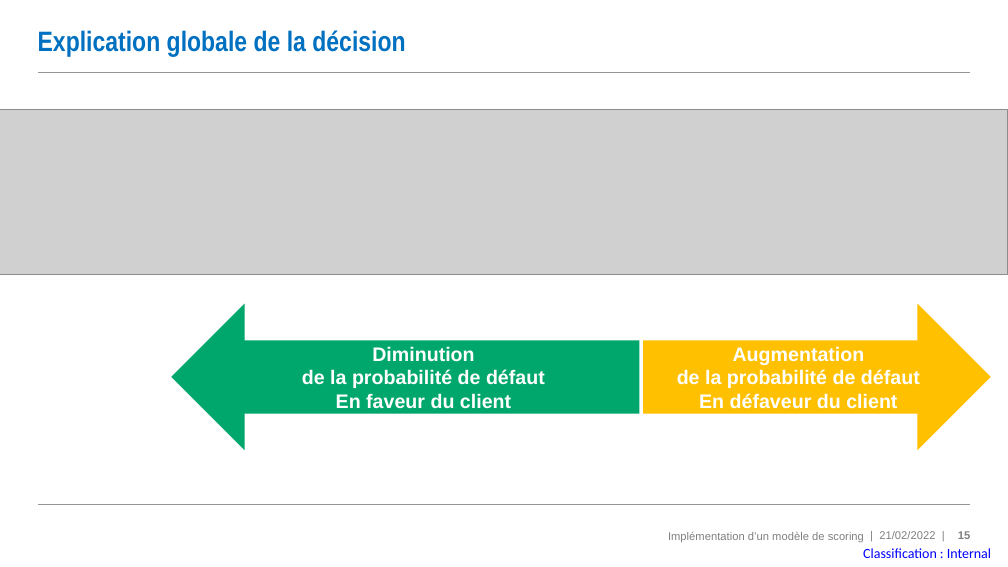
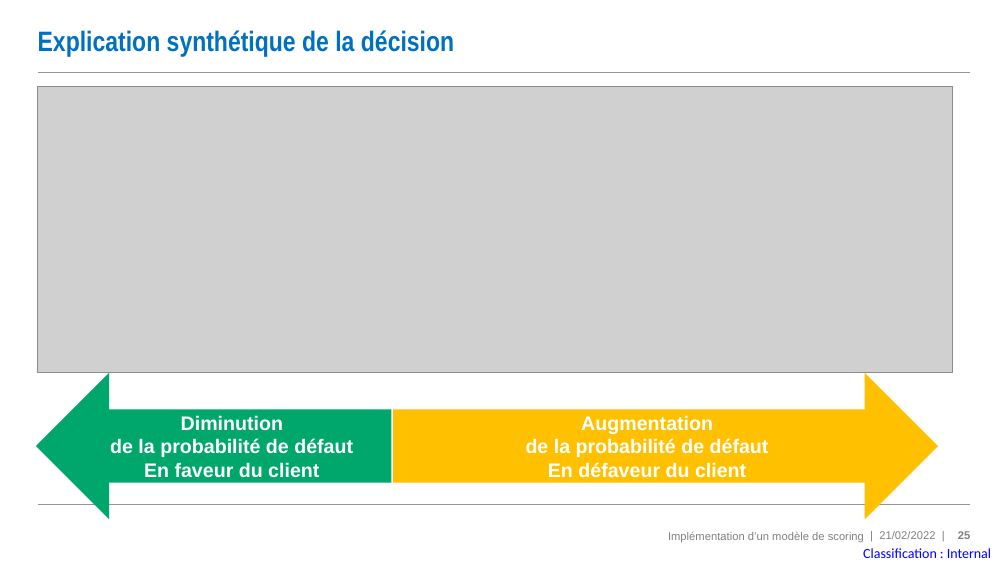
Before and after one commit to MadesLaurence/OpenClassrooms-Fruits-Project-8-, a slide deck: slide 25 of PPAD_07_support.pptx (slide 15 before the commit). Drawn at 1008x567 pixels with LibreOffice and Linux fonts; fonts in the diff are those of the drawing; grey boxes stand for pictures. Boxes give left, top, right and bottom in pixels: in the first picture for what was removed or moved away, otherwise in the second. Text is boxed around its words. In the diff, an @@ line names an element or a change of style, - is before the commit and + after.

```diff
--- a/PPAD_07_support.pptx
+++ b/PPAD_07_support.pptx
@@ title at <box>38,30,454,57</box>: text changed @@
-Explication globale de la décision
+Explication synthétique de la décision
@@ picture: place and size @@
-picture at <box>0,110,1008,275</box>
+picture at <box>37,87,953,373</box>
@@ left arrow "Diminution": place and size @@
-left arrow "Diminution" at <box>171,303,639,450</box>
+left arrow "Diminution" at <box>36,373,392,519</box>
@@ right arrow "Augmentation": place and size @@
-right arrow "Augmentation" at <box>643,303,991,450</box>
+right arrow "Augmentation" at <box>393,373,938,519</box>
```
Also in this commit, not shown: 7 other slides changed.
